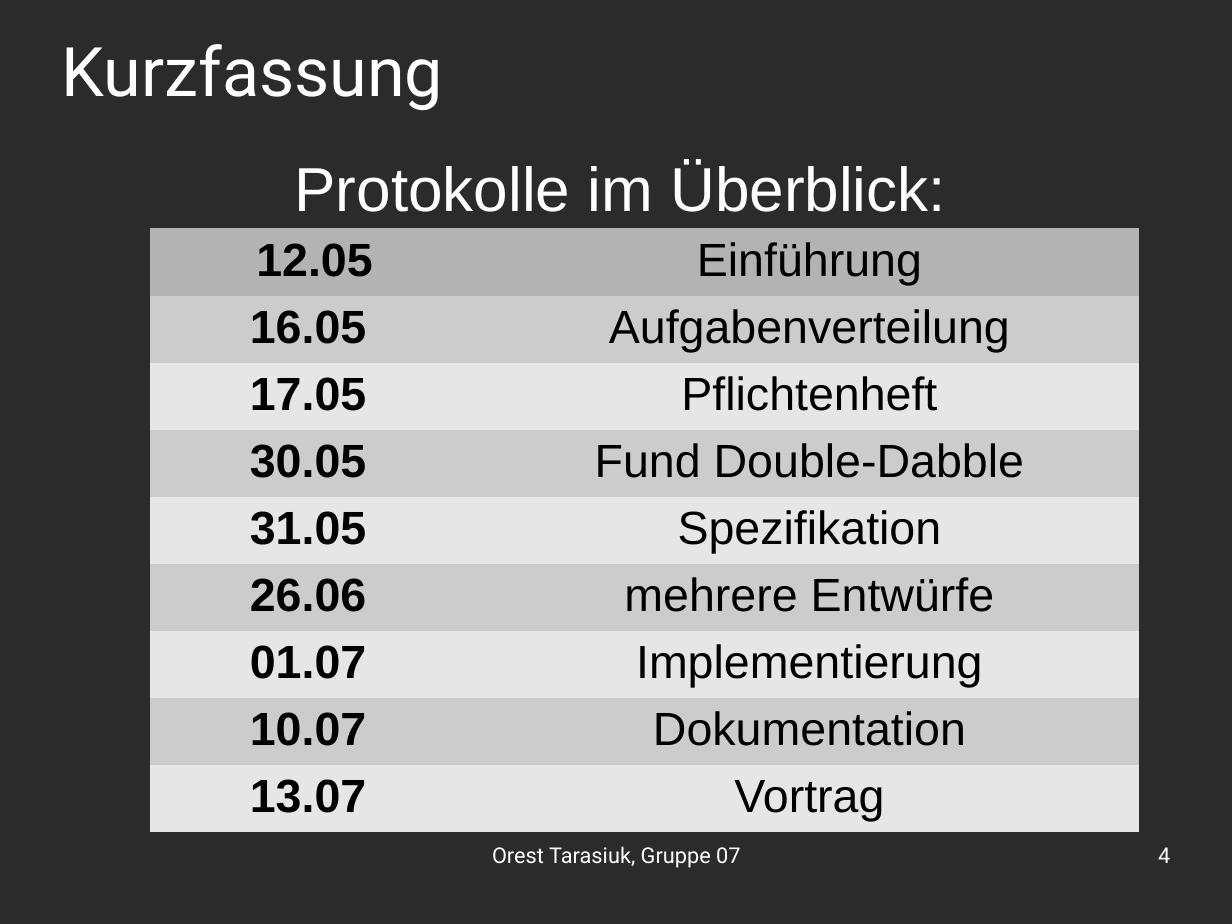
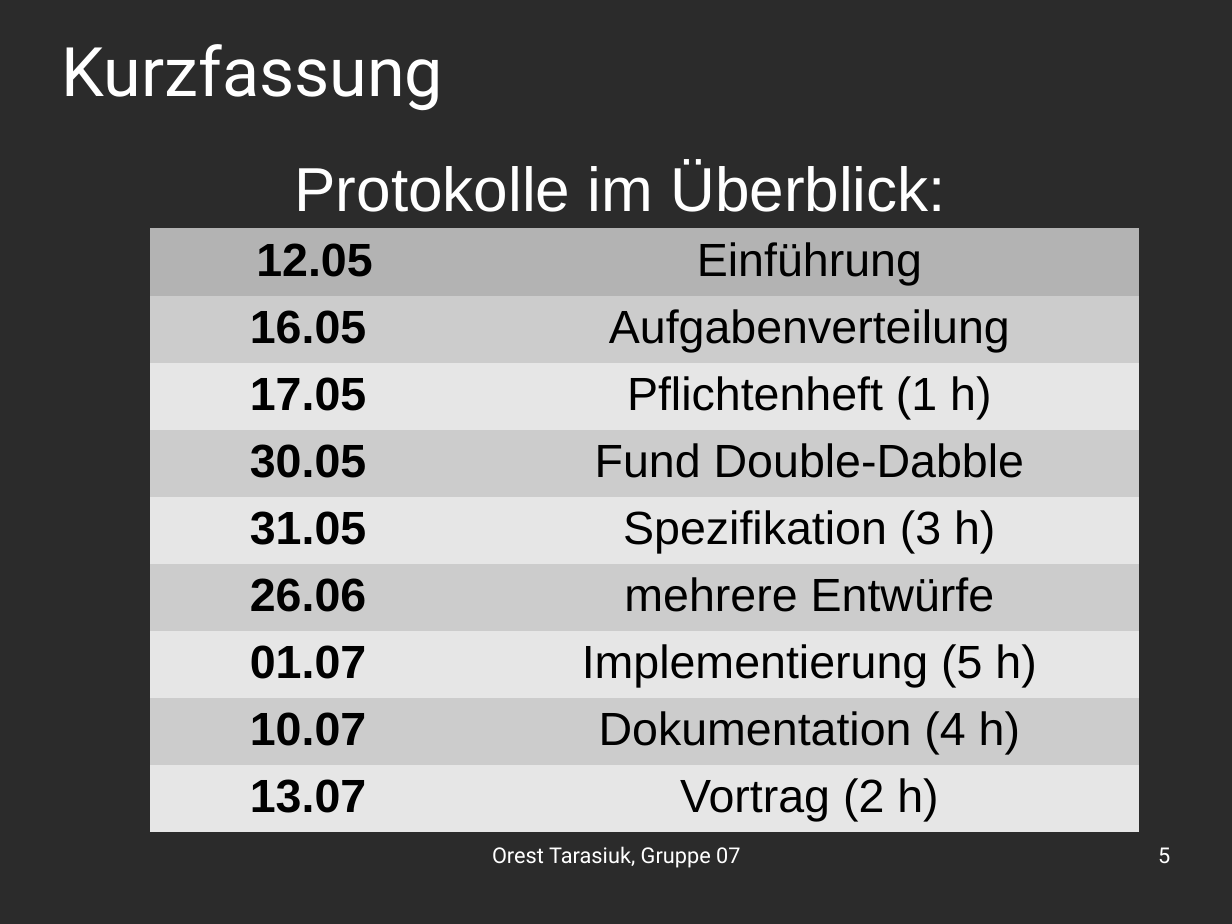
Before and after one commit to OrestTa/etip, a slide deck: slide 5 of Projekt1/Protokolle/verlauf1.odp (slide 4 before the commit). Drawn at 1232x924 pixels with LibreOffice and Linux fonts; fonts in the diff are those of the drawing; background and template pictures are left out; a plain dark background stands for a picture behind light text. Boxes give left, top, right and bottom in pixels: in the first picture for what was removed or moved away, otherwise in the second. Text is boxed around its words. In the diff, an @@ line names an element or a change of style, - is before the commit and + after.

```diff
--- a/Projekt1/Protokolle/verlauf1.odp
+++ b/Projekt1/Protokolle/verlauf1.odp
@@ table at box(150, 228, 1139, 826) @@
-row 3, column 2: Pflichtenheft
+row 3, column 2: Pflichtenheft (1 h)
-row 5, column 2: Spezifikation
+row 5, column 2: Spezifikation (3 h)
-row 7, column 2: Implementierung
+row 7, column 2: Implementierung (5 h)
-row 8, column 2: Dokumentation
+row 8, column 2: Dokumentation (4 h)
-row 9, column 2: Vortrag
+row 9, column 2: Vortrag (2 h)
@@ page number at box(1158, 847, 1170, 864): text changed @@
-4
+5
```
Also in this commit, not shown: 2 other slides changed, 1 slide added, 1 other file.
